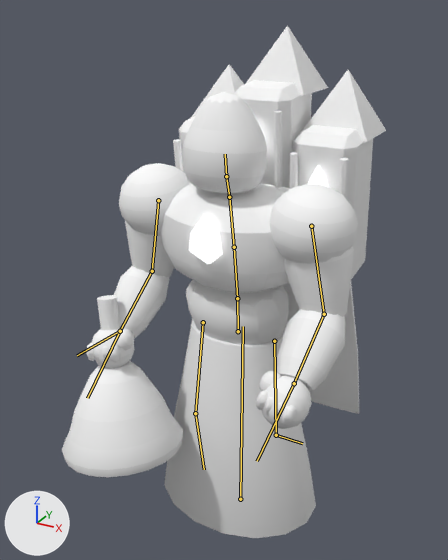
Two versions of the glTF model client/public/assets/models/grave_bellkeeper.glb, one commit apart.
Camera for both pictures: a camera (50 mm lens) standing at (1.18, -2.33, 2.44) and looking at (-0.06, -0.08, 1.31). Arrows for +X, +Y and +Z are at lower left; the lights stay in place. The picture after the commit comes second. Both versions are drawn at frame 8 of the action 'walk'; the numbers are the values there. The bones that change, and the others that lie on the model, are drawn over the model as lines.

The first picture shows 'grave_bellkeeper'.
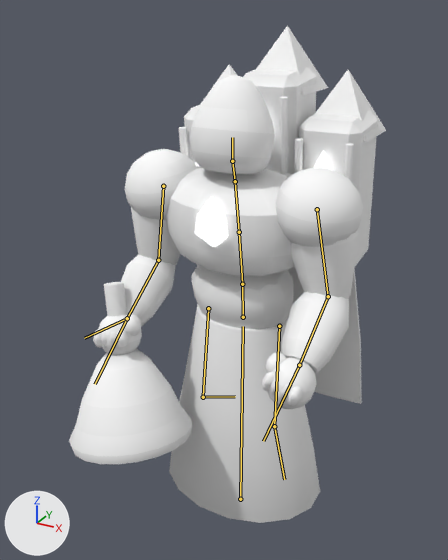
Changed parts and their boxes (x1, y1, x2, y2) in the pictures (448 x 560 px):
'grave_bellkeeper', posed
    before: (62, 25, 386, 538)
    after: (69, 25, 386, 523)
bone 'hips', root to tip
    before: (238, 331) to (237, 298)
    after: (243, 317) to (242, 284)
bone 'spine', root to tip
    before: (237, 298) to (234, 247)
    after: (242, 284) to (239, 232)
bone 'chest', root to tip
    before: (234, 247) to (229, 197)
    after: (239, 232) to (235, 181)
bone 'head', root to tip
    before: (226, 176) to (225, 154)
    after: (232, 161) to (232, 137)
bone 'upper_arm.L', root to tip
    before: (311, 226) to (324, 314)
    after: (317, 209) to (328, 296)
bone 'upper_arm.R', root to tip
    before: (158, 200) to (152, 271)
    after: (163, 186) to (158, 260)

What the commit changed:
Bone 'hips' (bone_hips) moves from (0.0, 0.0, 0.052) to (0.0, 0.052, 0.0).
Bone 'spine' (bone_spine) turns from (6, 0, 0) to (7, 0, 0) degrees about its own x, y and z.
Bone 'chest' (bone_chest) turns from (0, 0, 0) to (-2, 0, 0) degrees about its own x, y and z.
Bone 'head' (bone_head) turns from (0, 0, 0) to (-6, 0, 0) degrees about its own x, y and z.
Bone 'upper_arm.L' (bone_upper_arm_l) turns from (-2, 0, 5) to (0, 0, 7) degrees about its own x, y and z.
Bone 'upper_arm.R' (bone_upper_arm_r) turns from (2, 0, -5) to (0, 0, -7) degrees about its own x, y and z.
